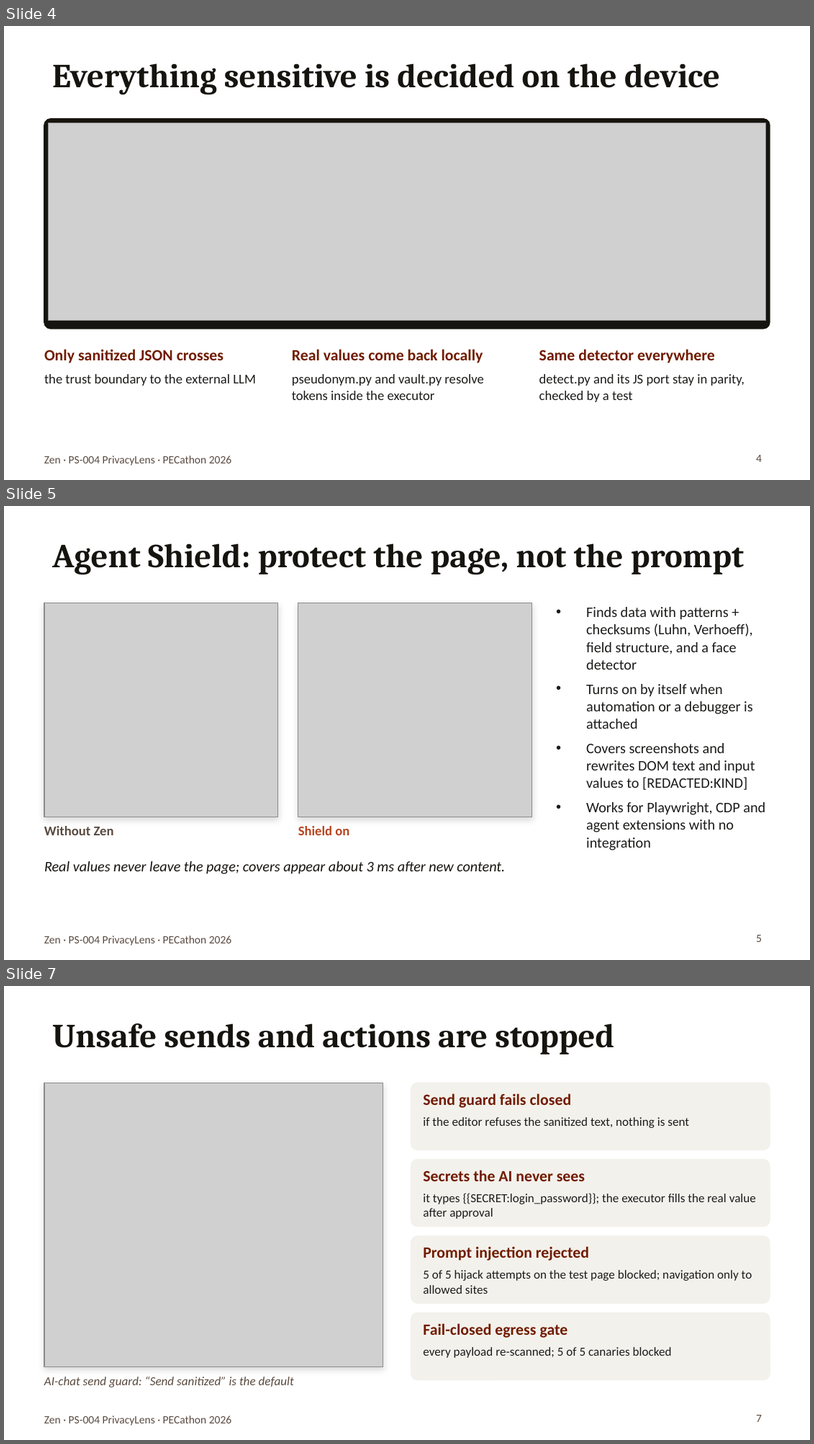
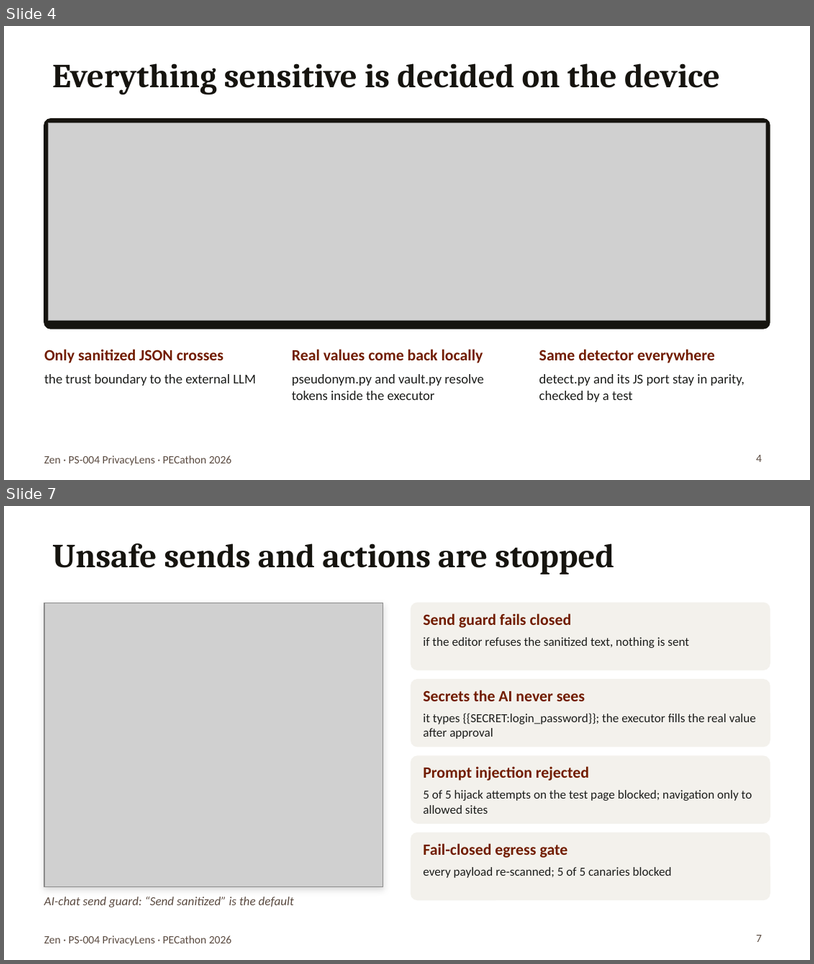
Before and after one commit to PECathon-2026/Zen, a slide deck: submission/Zen_PECathon.pptx. Shown one above the other, each under a label of ours: slides 4, 5 and 7 before the commit, slides 4 and 7 after it; the slides between them are not shown. The pictures are 814x1444 and 814x964 pixels, drawn with LibreOffice and Linux fonts; fonts in the diff are those of the drawing; grey boxes stand for pictures. Boxes give left, top, right and bottom in pixels: in the first picture for what was removed or moved away, otherwise in the second. Text is boxed around its words. In the diff, an @@ line names an element or a change of style, - is before the commit and + after.

```diff
--- a/submission/Zen_PECathon.pptx
+++ b/submission/Zen_PECathon.pptx
@@ slide 5 removed at box(4, 506, 810, 960), background #FFFFFF; not listed: 1 template element that a slide beside it also shows @@
@@ title removed at box(52, 543, 744, 575) @@
-Agent Shield: protect the page, not the prompt
@@ rectangle removed at box(44, 602, 278, 816) @@
@@ picture removed at box(44, 602, 278, 816) @@
@@ rectangle removed at box(298, 602, 532, 816) @@
@@ picture removed at box(298, 602, 532, 816) @@
@@ text removed at box(586, 607, 766, 850) @@
-• Finds data with patterns + checksums (Luhn, Verhoeff), field structure, and a face detector
-• Turns on by itself when automation or a debugger is attached
-• Covers screenshots and rewrites DOM text and input values to [REDACTED:KIND]
-• Works for Playwright, CDP and agent extensions with no integration
@@ text removed at box(44, 826, 114, 835) @@
-Without Zen
@@ text removed at box(298, 826, 350, 835) @@
-Shield on
@@ text removed at box(44, 861, 505, 874) @@
-Real values never leave the page; covers appear about 3 ms after new content.
@@ page number removed at box(756, 934, 762, 942) @@
-5
```
Also in this commit, not shown: 1 slide added, 1 other file.
